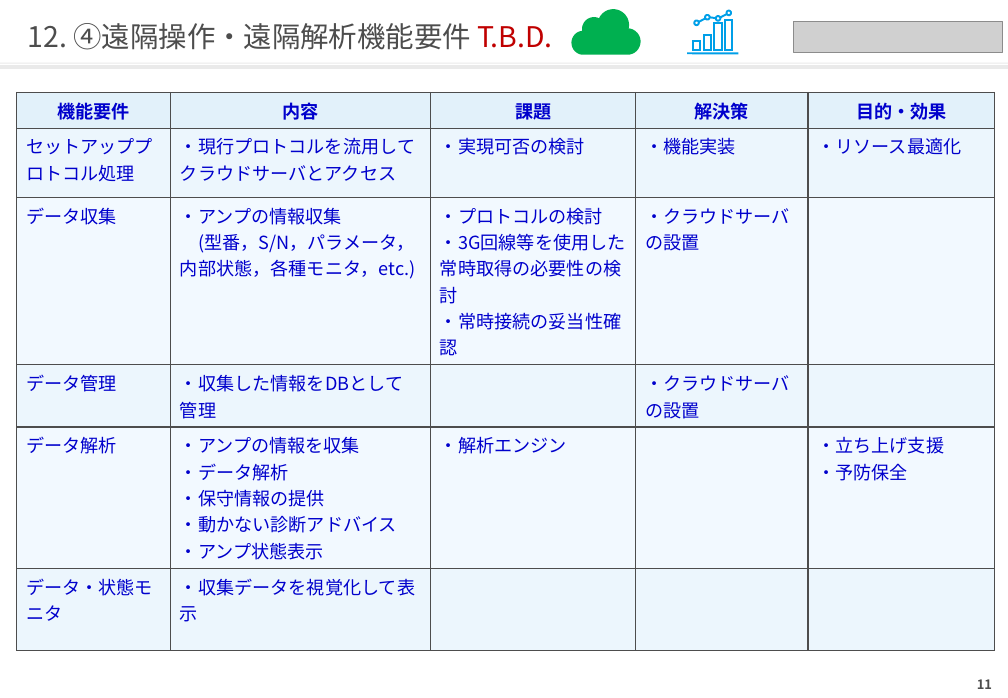
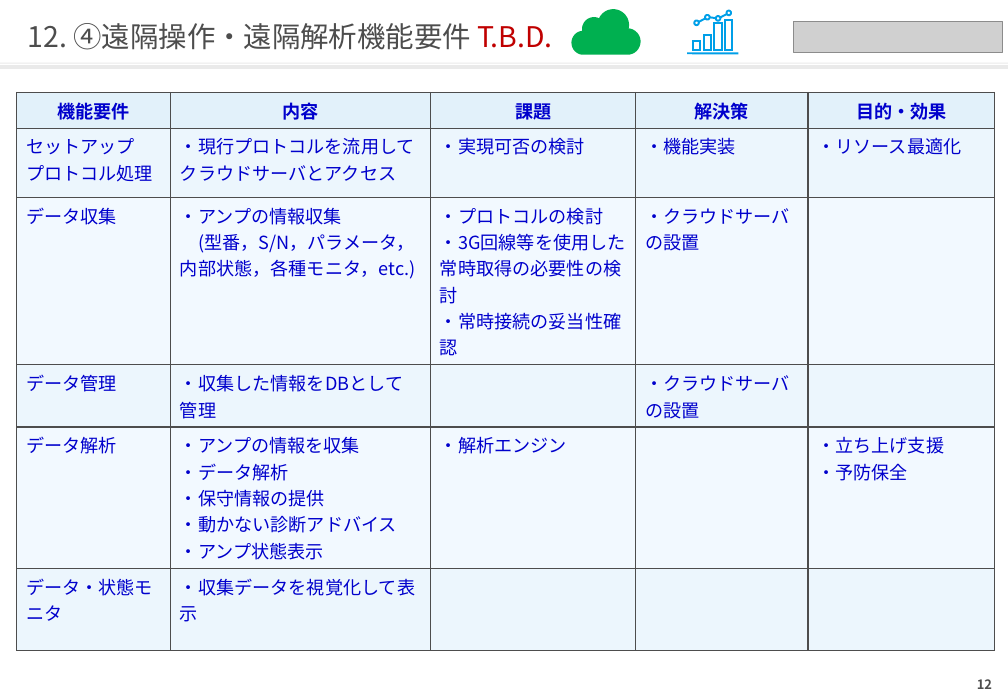
Before and after one commit to qzq03657/hellow-world, a slide deck: slide 13 of 次期サーボシステム_ユーザビリティ向上_藤沢案.pptx (slide 12 before the commit). Drawn at 1008x698 pixels with LibreOffice and Linux fonts; fonts in the diff are those of the drawing; grey boxes stand for pictures. Boxes give left, top, right and bottom in pixels: in the first picture for what was removed or moved away, otherwise in the second. Text is boxed around its words. In the diff, an @@ line names an element or a change of style, - is before the commit and + after.

```diff
--- a/次期サーボシステム_ユーザビリティ向上_藤沢案.pptx
+++ b/次期サーボシステム_ユーザビリティ向上_藤沢案.pptx
@@ table at <box>17,92,995,626</box> @@
-row 2, column 1: セットアッププロトコル処理
+row 2, column 1: セットアップ / プロトコル処理
@@ page number at <box>977,679,992,689</box>: text changed @@
-11
+12
```
Also in this commit, not shown: 9 other slides changed, 1 slide added.
